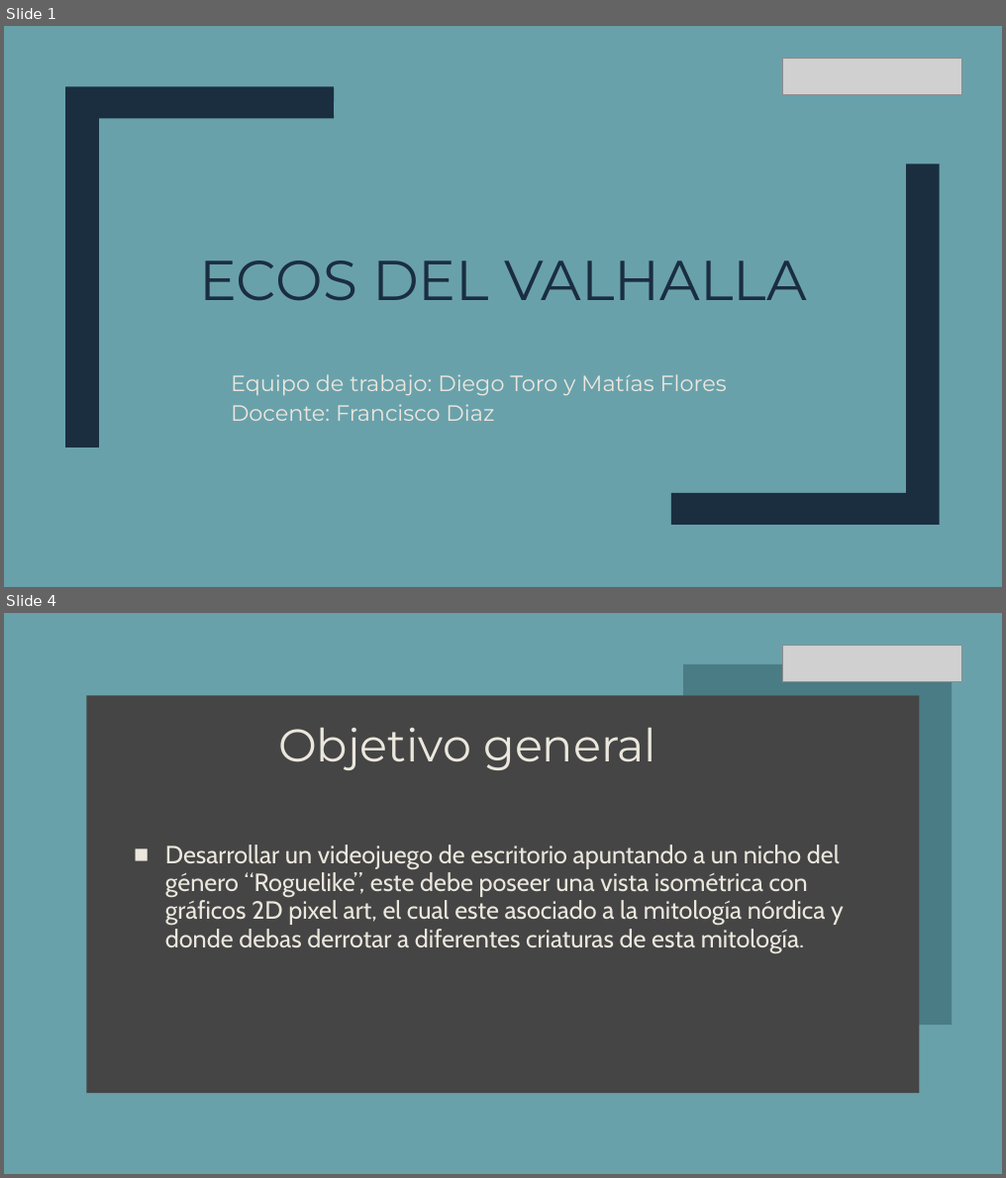
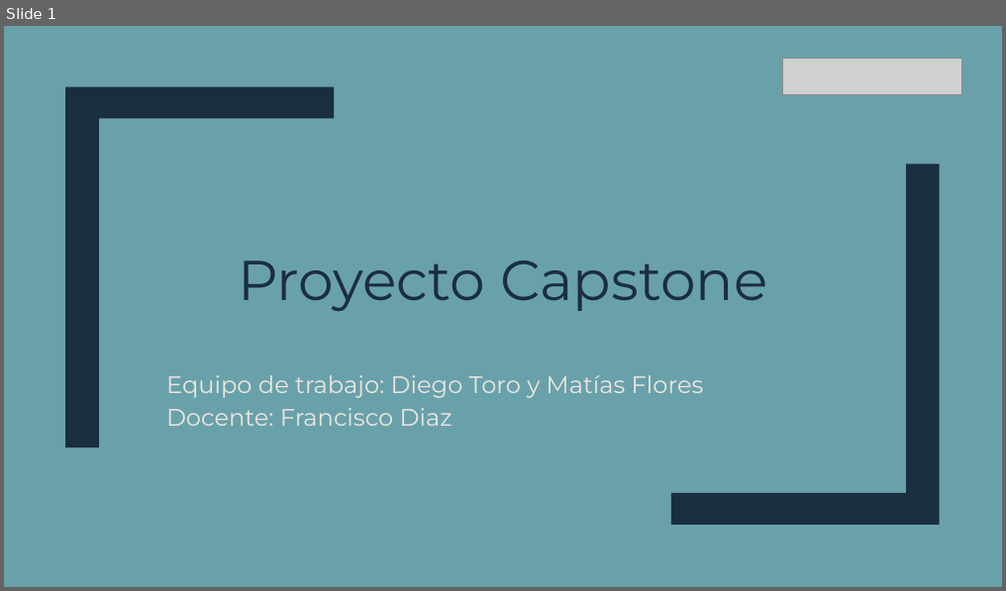
Before and after one commit to ruinedbird/github-capstone, a slide deck: Fase 3/Evidencias grupales/Capstone Roguelike.pptx. Shown one above the other, each under a label of ours: slides 1 and 4 before the commit, slide 1 after it; the slides between them are not shown. The pictures are 1006x1178 and 1006x591 pixels, drawn with LibreOffice and Linux fonts; fonts in the diff are those of the drawing; grey boxes stand for pictures. Boxes give left, top, right and bottom in pixels: in the first picture for what was removed or moved away, otherwise in the second. Text is boxed around its words. In the diff, an @@ line names an element or a change of style, - is before the commit and + after.

```diff
--- a/Fase 3/Evidencias grupales/Capstone Roguelike.pptx
+++ b/Fase 3/Evidencias grupales/Capstone Roguelike.pptx
@@ slide 4 removed at (4, 613, 1002, 1174), background #454545 @@
@@ rectangle removed at (4, 613, 1002, 1174) @@
@@ rectangle removed at (43, 613, 61, 1174) @@
@@ freeform shape removed at (684, 664, 951, 1026) @@
@@ picture removed at (782, 645, 962, 682) @@
@@ rectangle removed at (86, 695, 919, 1093) @@
@@ title removed at (278, 727, 656, 770) @@
-Objetivo general
@@ text removed at (165, 845, 844, 954) @@
-■ Desarrollar un videojuego de escritorio apuntando a un nicho del género “Roguelike”, este debe poseer una vista isométrica con gráficos 2D pixel art, el cual este asociado a la mitología nórdica y donde debas derrotar a diferentes criaturas de esta mitología.
@@ slide 1 changed as well @@
@@ freeform shape at (65, 86, 334, 448): rotation 0 to 180 degrees @@
@@ title at (239, 261, 767, 311): text changed @@
-ECOS DEL VALHALLA
+Proyecto Capstone
@@ subtitle "Equipo de trabajo: Diego Toro ...": place and size @@
-subtitle "Equipo de trabajo: Diego Toro ..." at (231, 374, 727, 421)
+subtitle "Equipo de trabajo: Diego Toro ..." at (166, 375, 704, 426)
@@ subtitle "Equipo de trabajo: Diego Toro ..." at (166, 375, 704, 426): size 21.3 to 23 pt @@
```
Also in this commit, not shown: 8 other slides changed, 6 slides added, 5 other slides removed.
